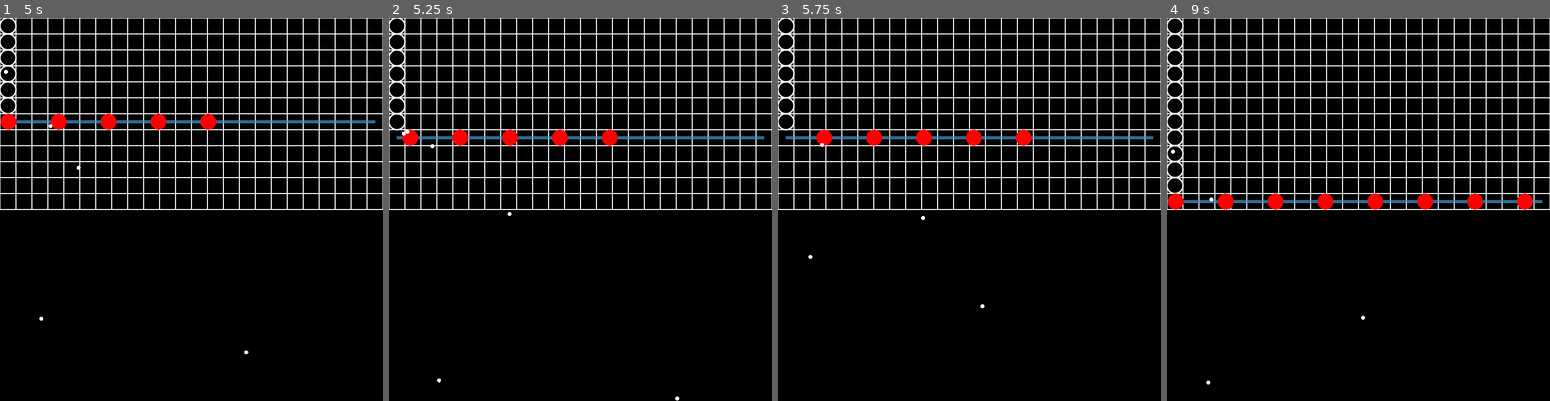
Above: before the commit, frames 1-4 (left to right).
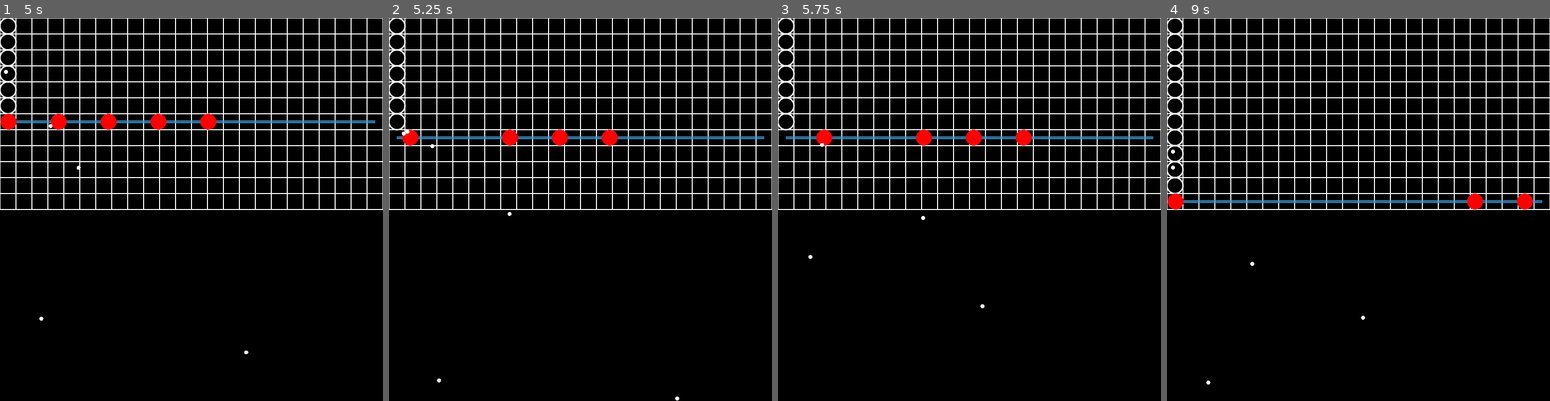
Above: after the commit, the same moments.

Repository: p42ul/Towers
Game: Godot game, scene res://Main.tscn
The game is run twice, just before and just after one commit, with the same random seed, the same clock (stepped at 60 frames per second) and the same inputs.
Inputs (mouse positions are in pixels of both pictures, inside the frame that each line leads up to):
- Up to frame 1 (5 s): tap Enter at 0.5 s; move the mouse to (3, 21) at 0.52 s; press the mouse at (3, 21) at 0.53 s; move the mouse to (3, 37) at 1.27 s; release the mouse at (3, 37) at 1.28 s; right-click (3, 37) at 1.35 s; click (3, 37) at 1.42 s; move the mouse to (3, 52) at 2.02 s; press the mouse at (3, 52) at 2.03 s; move the mouse to (3, 71) at 2.77 s; release the mouse at (3, 71) at 2.78 s; right-click (3, 71) at 2.85 s; click (3, 71) at 2.92 s; move the mouse to (3, 86) at 3.52 s; press the mouse at (3, 86) at 3.53 s; move the mouse to (3, 102) at 4.27 s; release the mouse at (3, 102) at 4.28 s; right-click (3, 102) at 4.35 s; click (3, 102) at 4.42 s
- Up to frame 2 (5.25 s): move the mouse to (392, 117) at 5.02 s; press the mouse at (392, 117) at 5.03 s
- Up to frame 3 (5.75 s): no input
- Up to frame 4 (9 s): move the mouse to (1170, 132) at 5.77 s; release the mouse at (1170, 132) at 5.78 s; right-click (1170, 132) at 5.85 s; click (1170, 132) at 5.92 s; move the mouse to (1170, 148) at 6.52 s; press the mouse at (1170, 148) at 6.53 s; move the mouse to (1170, 167) at 7.27 s; release the mouse at (1170, 167) at 7.28 s; right-click (1170, 167) at 7.35 s; click (1170, 167) at 7.42 s; move the mouse to (1170, 182) at 8.02 s; press the mouse at (1170, 182) at 8.03 s; move the mouse to (1170, 198) at 8.77 s; release the mouse at (1170, 198) at 8.78 s; right-click (1170, 198) at 8.85 s; click (1170, 198) at 8.92 s

Frame 1 is identical in both runs. In frame 2, 0.1% of the frame differs, in the area x 16-21%, y 29-34%; in frame 3, 0.1%; in frame 4, 0.7%, in the area x 1-70%, y 38-65%.

Commit message:
Change mob health to 3

Diff:
--- a/mob/Mob.gd
+++ b/mob/Mob.gd
@@ -1,7 +1,7 @@
 extends PathFollow2D
 
 export var speed = 100
-export var health = 50
+export var health = 3
 var radius = 0
 
 signal reached_end
